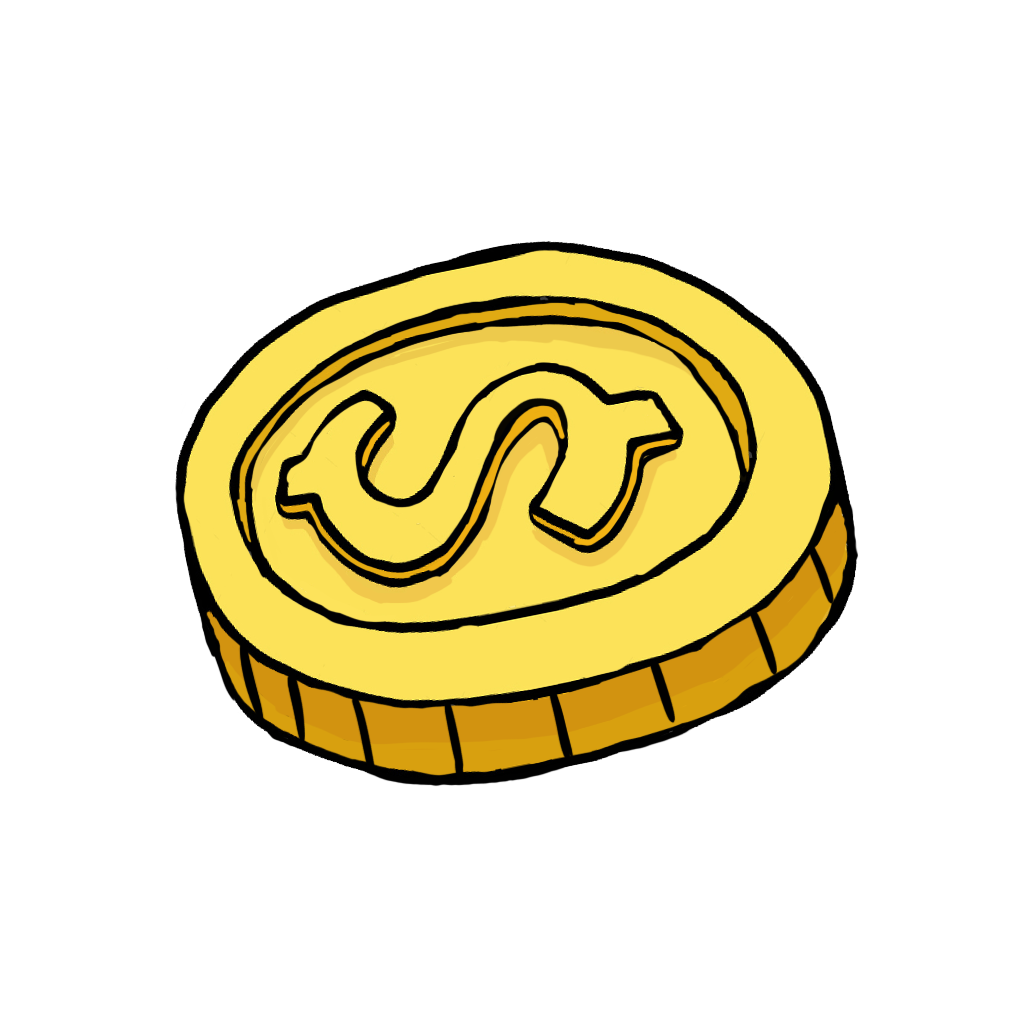
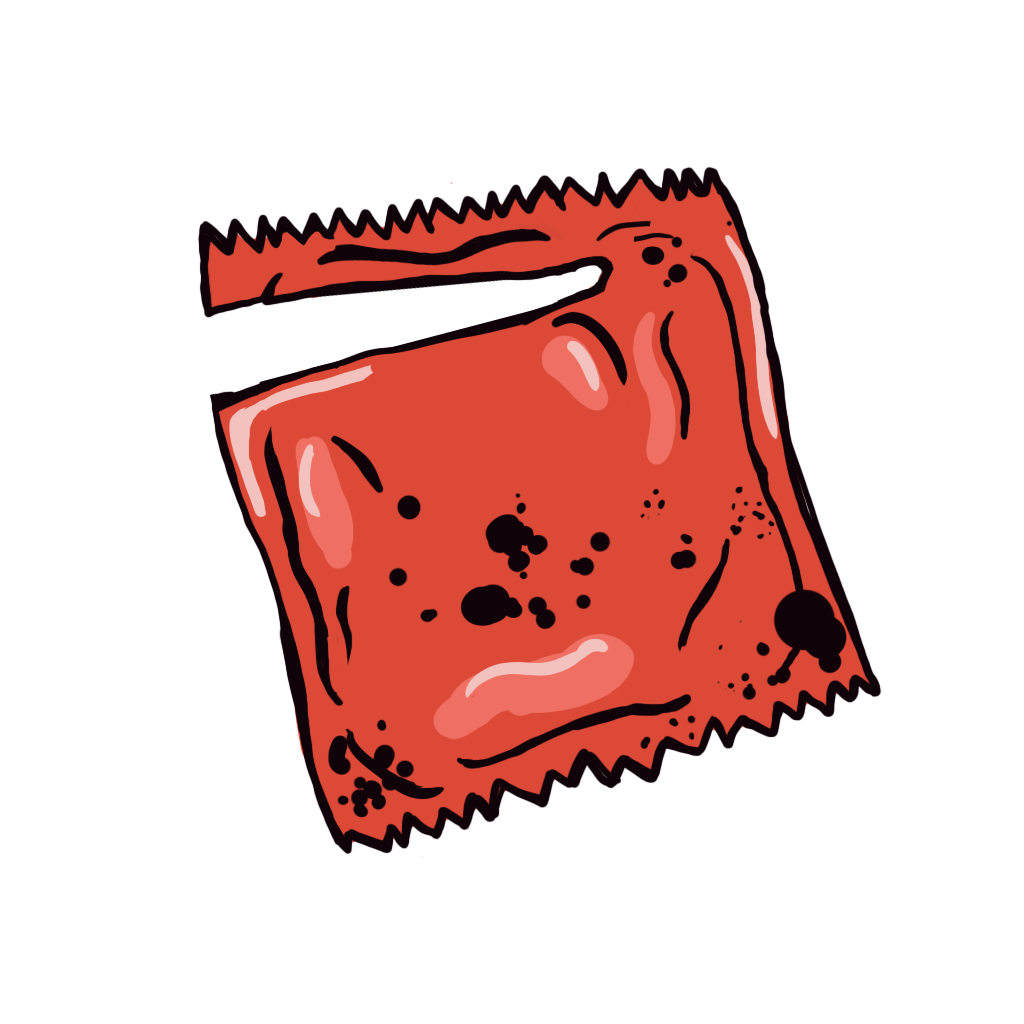
Layered file, before and after one edit (1024px x 1024px). Changes by layer:
moved "Layer 4" above "Layer 2", painted on it over [238, 220, 847, 818]
showed "Layer 2", painted on it over [175, 166, 882, 858]
painted on "Layer 3" over [175, 241, 879, 858]
showed "Layer 1", painted on it over [175, 166, 882, 858]
